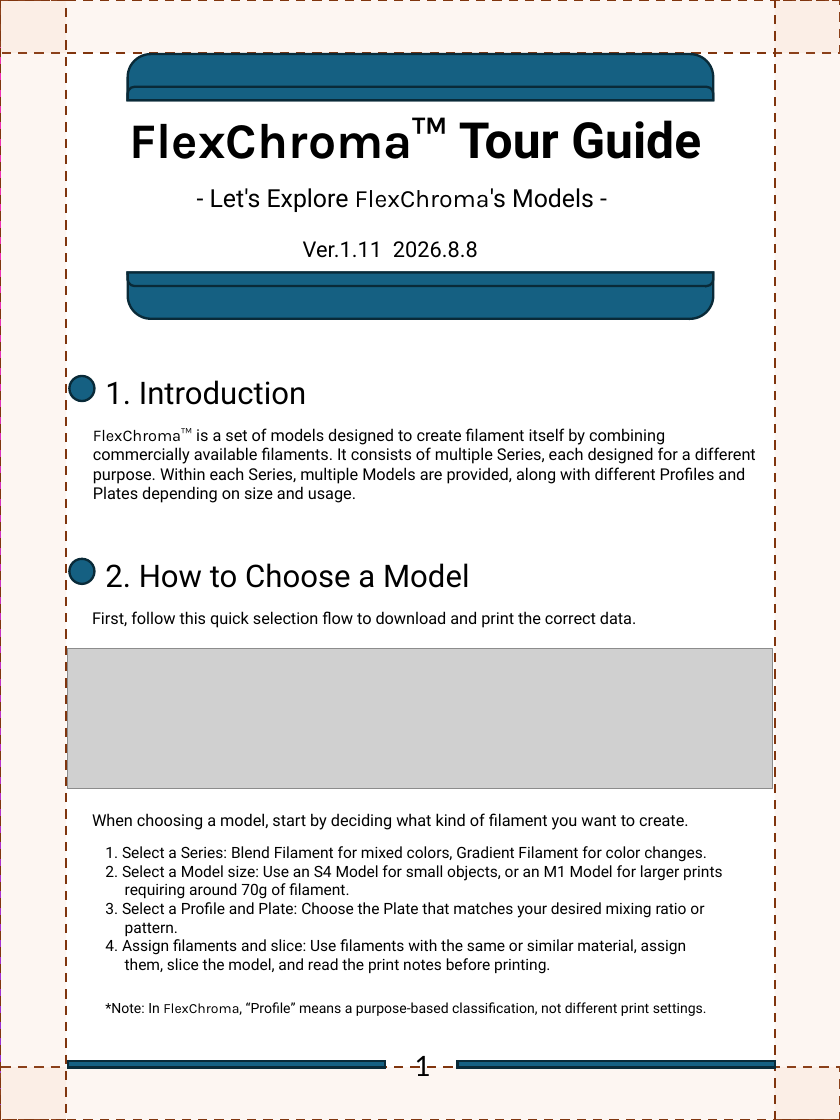
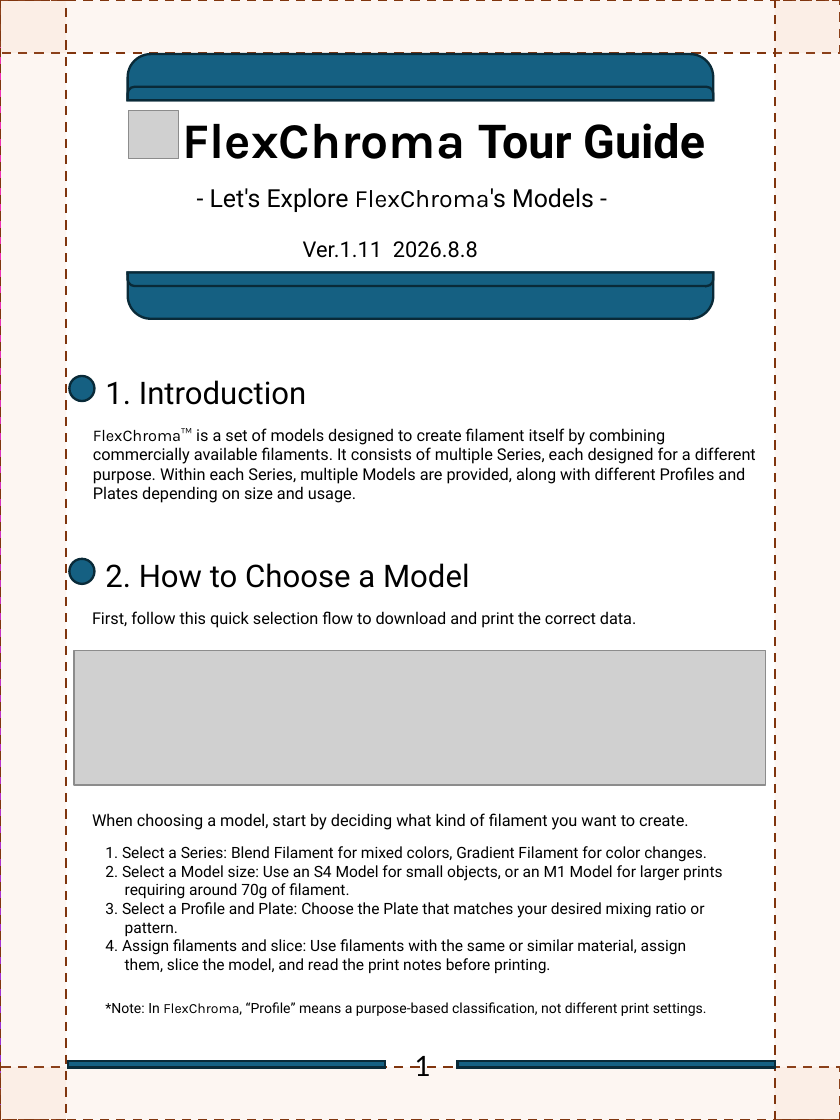
Before and after one commit to FlexChromaHQ/FlexChroma, a slide deck: slide 2 of Documents/Original/FlexChroma_Tour_Guide_EN.pptx. Drawn at 840x1120 pixels with LibreOffice and Linux fonts; fonts in the diff are those of the drawing; grey boxes stand for pictures. Boxes give left, top, right and bottom in pixels: in the first picture for what was removed or moved away, otherwise in the second. Text is boxed around its words. In the diff, an @@ line names an element or a change of style, - is before the commit and + after.

Commit message:
Update tour guide

```diff
--- a/Documents/Original/FlexChroma_Tour_Guide_EN.pptx
+++ b/Documents/Original/FlexChroma_Tour_Guide_EN.pptx
@@ picture added at bbox=[129, 111, 178, 159] @@
@@ text at bbox=[182, 123, 705, 159]: text changed @@
-FlexChroma™ Tour Guide
+FlexChroma Tour Guide
@@ picture: place and size @@
-picture at bbox=[67, 648, 773, 788]
+picture at bbox=[74, 651, 766, 785]
```
Also in this commit, not shown: 4 other slides changed, 4 other files.
